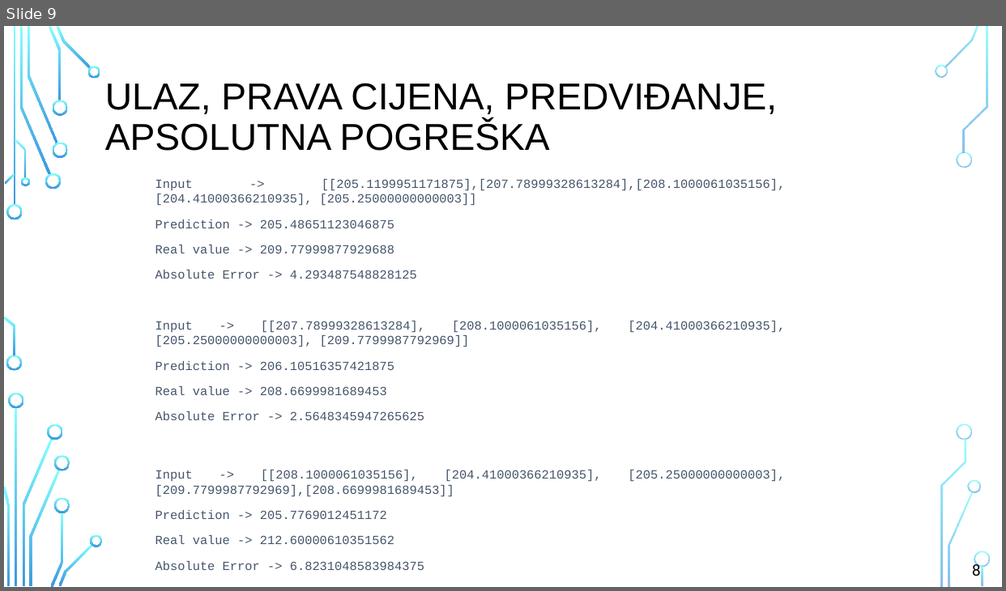
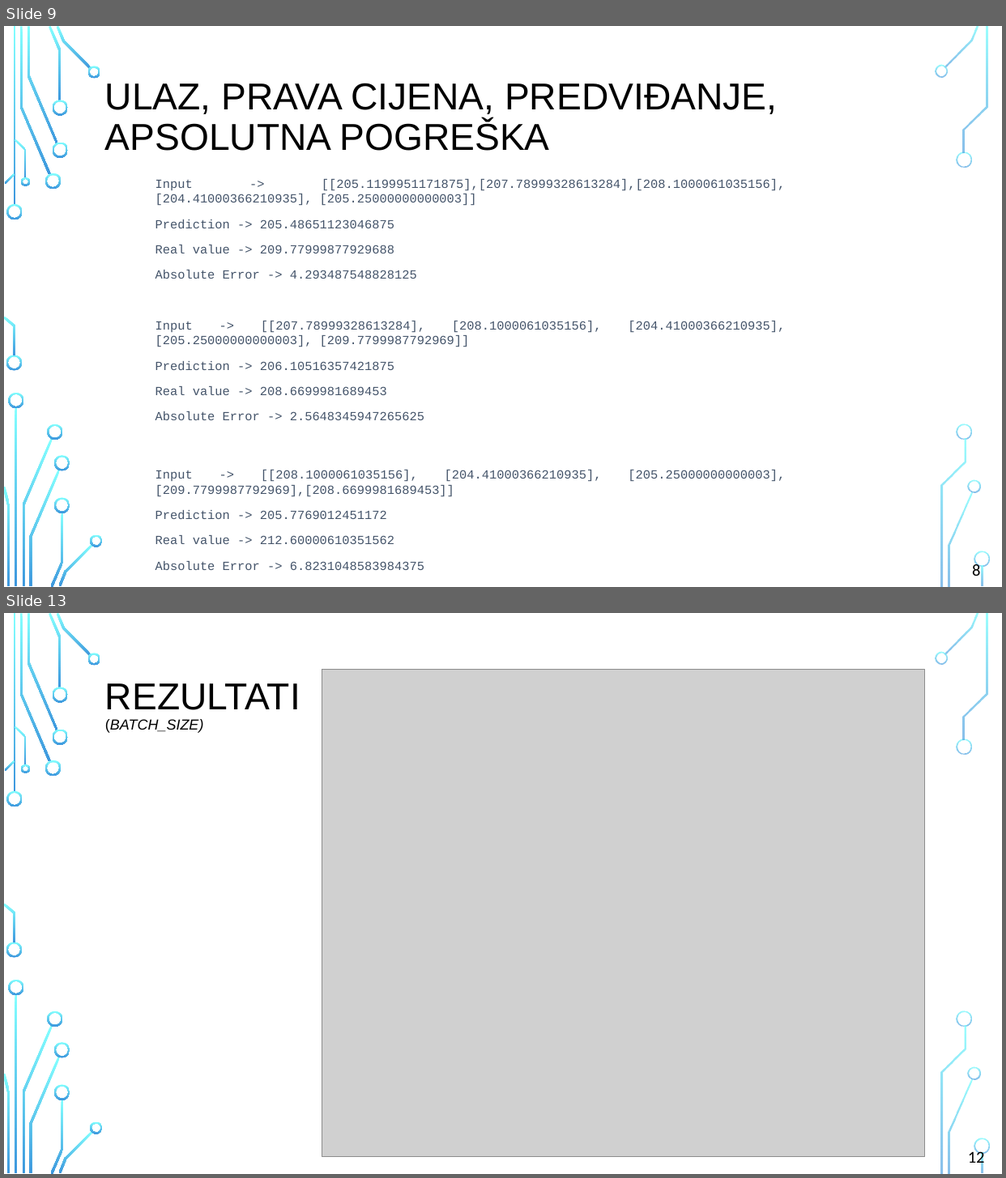
Before and after one commit to Darex20/final-thesis, a slide deck: prezentacija/PredvidanjeTrzistaDionica.pptx. Shown one above the other, each under a label of ours: slide 9 before the commit, slides 9 and 13 after it; the slides between them are not shown. The pictures are 1006x591 and 1006x1178 pixels, drawn with LibreOffice and Linux fonts; fonts in the diff are those of the drawing; grey boxes stand for pictures; background and template pictures are left out. Boxes give left, top, right and bottom in pixels: in the first picture for what was removed or moved away, otherwise in the second. Text is boxed around its words. In the diff, an @@ line names an element or a change of style, - is before the commit and + after.

```diff
--- a/prezentacija/PredvidanjeTrzistaDionica.pptx
+++ b/prezentacija/PredvidanjeTrzistaDionica.pptx
@@ slide 13 added at (4,613,1002,1174), background picture (left out); not listed: 36 template elements that a slide beside it also shows @@
@@ title added at (105,683,300,733), 14 pt, text #000000, italic @@
+REZULTATI
+(BATCH_SIZE)
@@ picture added at (322,670,925,1157) @@
@@ text added at (968,1149,985,1168), 16 pt, text #000000 @@
+12
```
Also in this commit, not shown: 2 slides changed, 7 other slides added, 2 other files.
